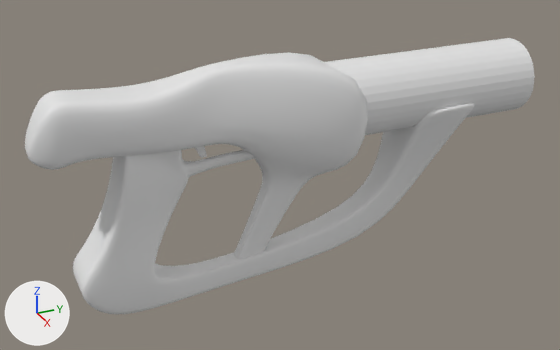
Renders of the Blender file Arte Pop/Blender/arma_alien.blend from each side of a commit.
The view is the same before and after, from a 50 mm lens placed at (1.073, -0.581, 0.574), pointed at (-0.007, -0.095, 0.034). The axes (+X, +Y, +Z) are drawn at lower left. The lights are the same throughout.
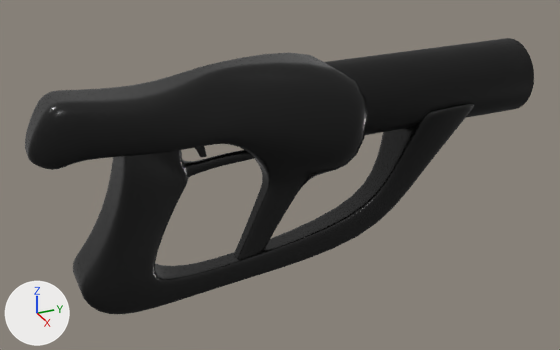
Edits to the bpy script that builds the scene:
```text
Add mat_material_002:
    mat_material_002 = principled_material('Material.002')
    mat_material_002.base_color = (0.0, 0.0, 0.0)  # black #000000
    mat_material_002.specular_ior_level = 0.345
Add mat_material:
    mat_material = principled_material('Material')
    mat_material.base_color = (0.00394, 0.00394, 0.00394)  # black #0d0d0d
    mat_material.roughness = 0.241
Change me_cube_002:
    where me_cube_002.from_pydata(...)  # 258 vertices, 254 faces; spans x -0.73..0.73, y -3.89..1.96, z -1.17..1.91
    add me_cube_002.materials.append(mat_material)  # black #0d0d0d
Change me_cylinder:
    used by ob_cylinder; location = (0.0, 0.176, 0.154); rotation_euler = (1.571, 0.0, 0.0), in degrees (90, 0, 0); scale = (0.0648, 0.0648, 0.0648)
    remove me_cylinder.from_pydata(...)  # 96 vertices, 66 faces; spans x -1.0..1.0, y -1.0..1.0, z -2.84..3.55
    add me_cylinder.from_pydata(...)  # 448 vertices, 418 faces; spans x -1.0..1.0, y -1.0..1.0, z -2.84..3.55
    me_cylinder part 1: 64 vertices removed from x -1.0..1.0, y -1.0..1.0, z -2.84; 416 vertices added at x -1.0..1.0, y -1.0..1.0, z -2.84..2.62
    add me_cylinder.materials.append(mat_material_002)  # black #000000
```

Where the change shows, as pixel boxes [x1, y1, x2, y2] in the pictures (560 x 350 px):
'Cube', recoloured (grey to black): [25, 53, 474, 314] in both
part 1 of me_cylinder, built on: before [324, 38, 535, 135]; after [324, 38, 534, 135]
